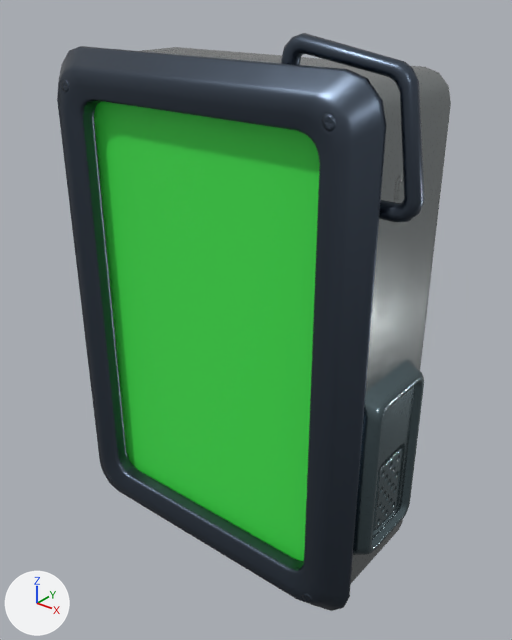
What one commit did to the glTF model public/assets/model.glb.
One viewpoint serves both versions: a 50 mm camera at (0.931, -1.116, 0.699) aimed at (0.042, -0.005, 0.01). Arrows for +X, +Y and +Z are at lower left; the lights stay in place. The picture after the commit comes second. Vertices at exactly the same position are counted once.

The first picture shows 'd1_low', 'd1_mattscreen'.
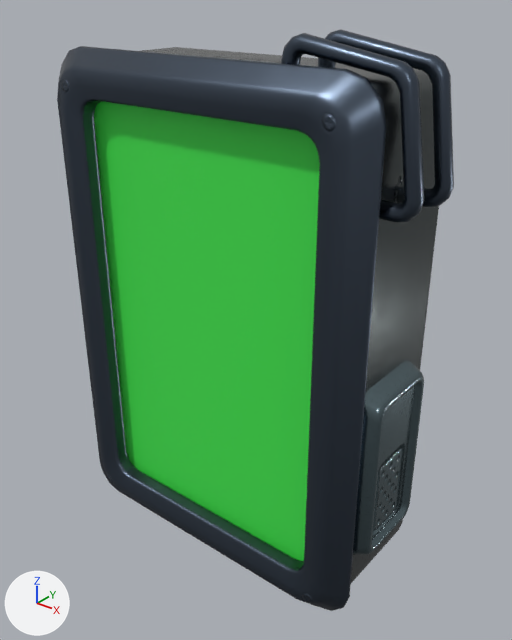
Changed parts and their boxes (x1, y1, x2, y2) in the pictures (512 x 640 px):
'd1_low', surface changed, reshaped: before (57, 33, 451, 611); after (57, 29, 454, 611)
part 1 of me_cube_016, added: after (318, 29, 454, 207)
part 2 of me_cube_016, surface changed: (281, 38, 424, 222) in both

Patch to the scene script:
```diff
--- a/public/assets/model.glb.py
+++ b/public/assets/model.glb.py
@@ img_d1_low_baked_texlist_albedotransparency @@
-img_d1_low_baked_texlist_albedotransparency = load_image('d1_low_baked_texlist_AlbedoTransparency', '_unpacked/d1_low_baked_texlist_AlbedoTransparency', 2048, 2048, 'Non-Color')
+img_d1_low_baked_texlist_albedotransparency = load_image('d1_low_baked_texlist_AlbedoTransparency', '_unpacked/d1_low_baked_texlist_AlbedoTransparency', 2048, 2048, 'sRGB')
@@ me_cube_016 @@
 # used by ob_d1_low; location = (0.0, 0.0, 0.0)
-me_cube_016.from_pydata(...)  # 1320 vertices, 2468 faces; spans x -0.413..0.456, y -0.176..0.15, z -0.569..0.616
+me_cube_016.from_pydata(...)  # 1500 vertices, 2810 faces; spans x -0.413..0.456, y -0.176..0.15, z -0.569..0.616
+# me_cube_016 part 1: the loose piece of 180 vertices spanning x 0.175..0.456, y -0.115..-0.082, z 0.336..0.616 is copied, and the copy is moved by (0.0, 0.109, 0.0); it spans x 0.175..0.456, y -0.006..0.027, z 0.336..0.616
+# me_cube_016 part 2: 336 kept faces spanning x 0.175..0.456, y -0.115..-0.082, z 0.336..0.616 get new texture (UV) coordinates
+# other edits to the shape of me_cube_016 do not show in these pictures
 me_cube_016.materials.append(mat_baked_tex_2)
```
